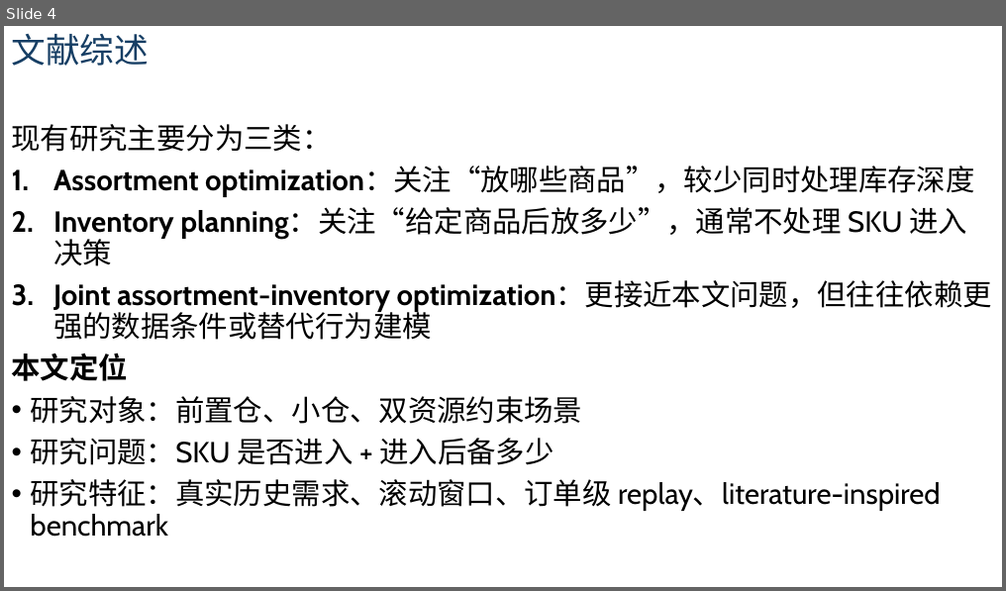
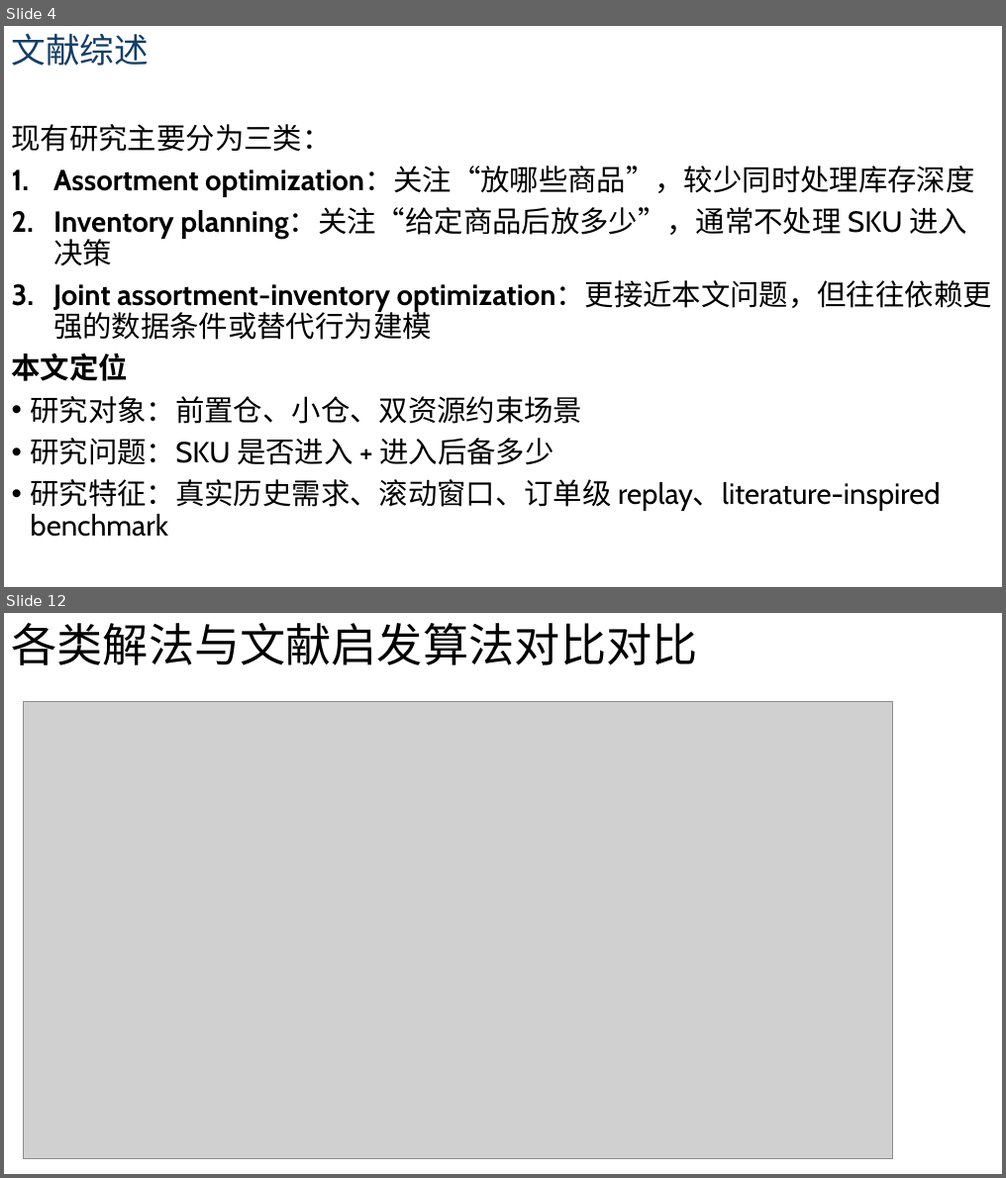
Before and after one commit to MartinWANGMUTIAN/OR_tools, a slide deck: Presentation1.pptx. Shown one above the other, each under a label of ours: slide 4 before the commit, slides 4 and 12 after it; the slides between them are not shown. The pictures are 1006x591 and 1006x1178 pixels, drawn with LibreOffice and Linux fonts; fonts in the diff are those of the drawing; grey boxes stand for pictures. Boxes give left, top, right and bottom in pixels: in the first picture for what was removed or moved away, otherwise in the second. Text is boxed around its words. In the diff, an @@ line names an element or a change of style, - is before the commit and + after.

```diff
--- a/Presentation1.pptx
+++ b/Presentation1.pptx
@@ slide 12 added at [4, 613, 1002, 1174], background #FFFFFF @@
@@ text added at [11, 623, 698, 665], 44 pt, text #000000 @@
+各类解法与文献启发算法对比对比
@@ picture added at [24, 701, 893, 1159] @@
```
Also in this commit, not shown: 12 other slides added, 7 other files.
